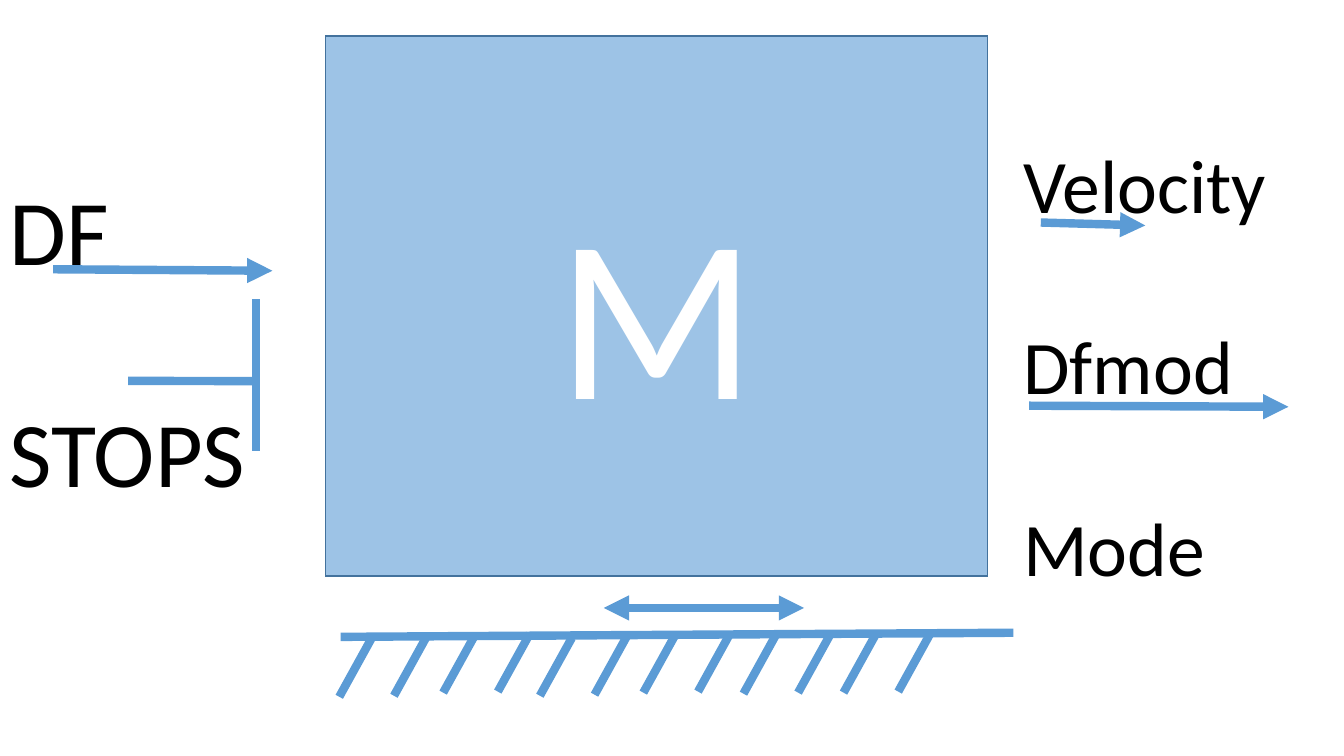
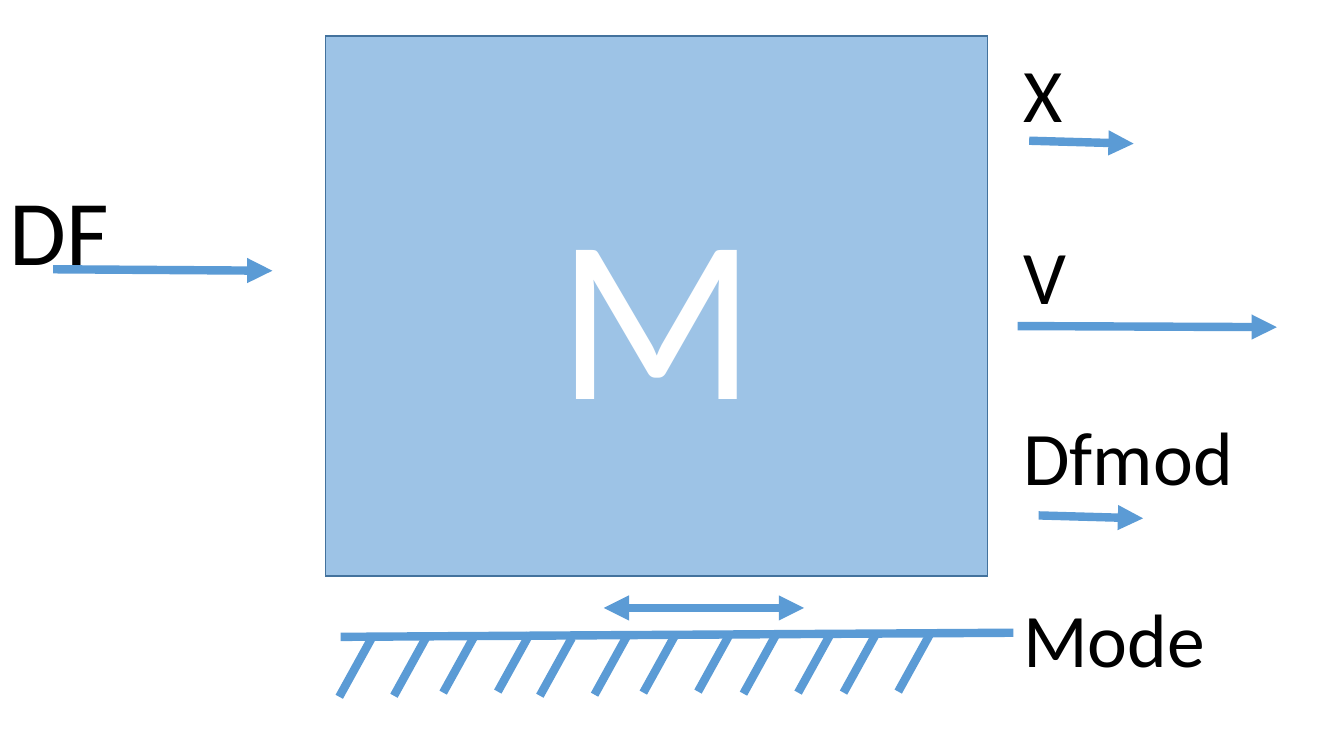
Before and after one commit to davegutz/sciDAG, a slide deck: slide 1 of XcosStructure/Lib/images/blocks/FRICTION.pptx. Drawn at 1344x756 pixels with LibreOffice and Linux fonts; fonts in the diff are those of the drawing. Boxes give left, top, right and bottom in pixels: in the first picture for what was removed or moved away, otherwise in the second. Text is boxed around its words. In the diff, an @@ line names an element or a change of style, - is before the commit and + after.

```diff
--- a/XcosStructure/Lib/images/blocks/FRICTION.pptx
+++ b/XcosStructure/Lib/images/blocks/FRICTION.pptx
@@ text at (1023, 73, 1066, 304): text changed @@
-Velocity
+X
+V
@@ arrow moved from (1042, 223) - (1145, 226) to (1029, 141) - (1134, 144) @@
@@ line removed from (256, 299) to (256, 452) @@
@@ arrow moved from (1029, 405) - (1289, 407) to (1018, 326) - (1277, 328) @@
@@ line removed from (128, 381) to (256, 381) @@
@@ text at (10, 427, 245, 488): paragraph removed @@
-STOPS
@@ arrow added from (1038, 515) to (1143, 518), #5B9BD5 6 pt @@
```
Also in this commit, not shown: 9 other files.
